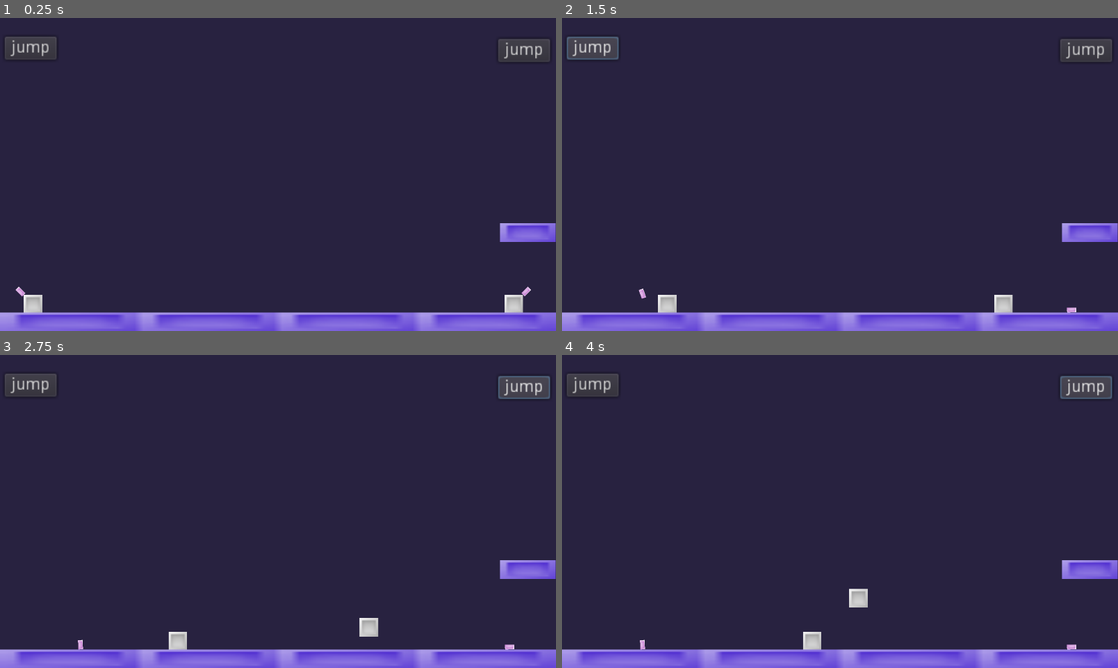
Above: before the commit, frames 1-4 (two rows, left to right).
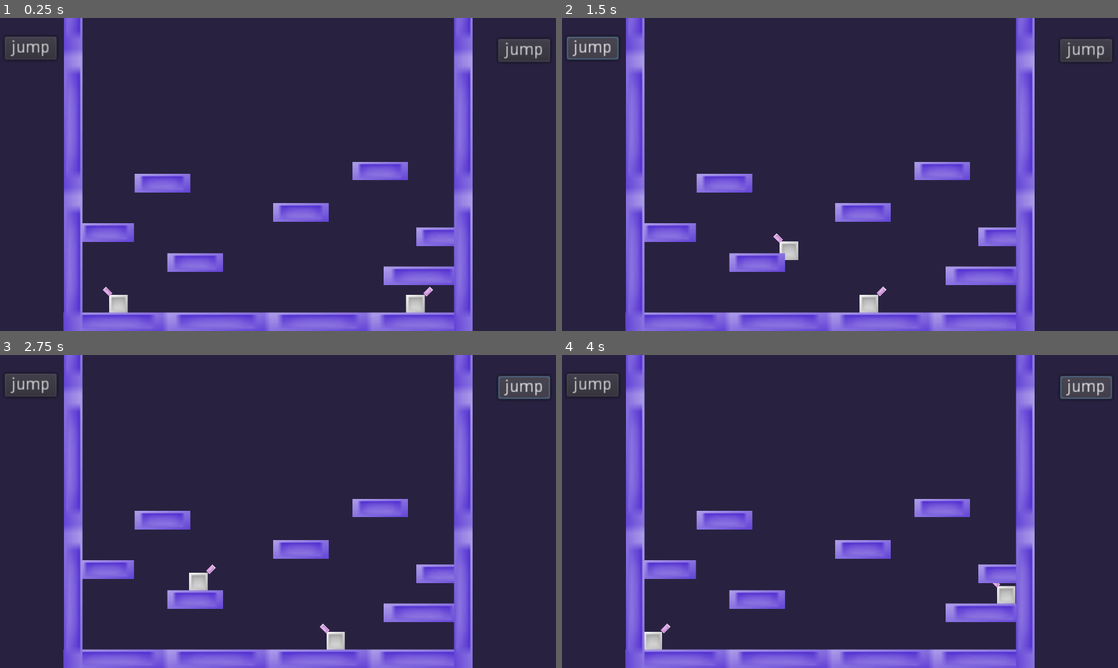
Above: after the commit, the same moments.

Repository: ra314/micro-sword-battles
Game: Godot game, scene res://world.tscn
The game is run twice, just before and just after one commit, with the same random seed, the same clock (stepped at 60 frames per second) and the same inputs.
Inputs:
- Up to frame 1 (0.25 s): no input
- Up to frame 2 (1.5 s): click "jump" at 0.5 s; click "jump" at 1.25 s
- Up to frame 3 (2.75 s): click "jump" at 2 s
- Up to frame 4 (4 s): click "jump" at 2.75 s; click "jump" at 3.5 s

The runs differ from the first frame. In frame 1, 15% of the frame differs, in the area x 0-100%, y 0-100%; in frame 2, 15%; in frame 3, 15%; in frame 4, 14%.

Commit message:
Tweaked Jumping

Diff:
--- a/player/player.gd
+++ b/player/player.gd
@@ -1,10 +1,13 @@
 extends KinematicBody2D
 
-const WALK_SPEED = 200
-const JUMP_SPEED = 800
+const WALK_SPEED = 300
+const JUMP_SPEED = 1200
+
+const FALL_MULTIPLIER = 2.5;
 
 var velocity = Vector2(WALK_SPEED, 0)
 export var move_right = bool()
+var is_jumping = false
 
 onready var gravity = ProjectSettings.get_setting("physics/2d/default_gravity")
 
@@ -30,7 +33,15 @@
 		velocity.x = -WALK_SPEED
 
 	# Vertical movement code. Apply gravity.
-	velocity.y += gravity * delta
+	# velocity.y += gravity * delta
+
+	if is_on_floor() and !is_jumping:
+		velocity.y = 0
+	elif velocity.y < 0:
+		is_jumping = false
+		velocity.y += gravity * (FALL_MULTIPLIER - 1) * delta
+	else:
+		velocity.y += gravity * delta
 
 	# Move based on the velocity and snap to the ground.
 	move_and_slide_with_snap(velocity, Vector2.DOWN, Vector2.UP)
@@ -38,7 +49,8 @@
 func action():
 	# Check for jumping. is_on_floor() must be called after movement code.
 	if is_on_floor():
-		if has_sword():
-			emit_signal("throwing")
-		else:
-			velocity.y = -JUMP_SPEED
+		#if has_sword():
+		#	emit_signal("throwing")
+		#else:
+		velocity.y = -JUMP_SPEED
+		is_jumping = true
--- a/world.tscn
+++ b/world.tscn
@@ -10,7 +10,7 @@
 script = ExtResource( 1 )
 
 [node name="Player1" parent="." instance=ExtResource( 3 )]
-position = Vector2( 1824, 984 )
+position = Vector2( 1510, 984 )
 scale = Vector2( 4, 4 )
 collision_layer = 2
 
@@ -19,7 +19,7 @@
 collision_layer = 4
 
 [node name="Player2" parent="." instance=ExtResource( 3 )]
-position = Vector2( 64, 984 )
+position = Vector2( 334, 984 )
 scale = Vector2( 4, 4 )
 collision_layer = 2
 move_right = true
@@ -30,17 +30,37 @@
 collision_layer = 4
 
 [node name="OneWay1" parent="." instance=ExtResource( 2 )]
-position = Vector2( 1727, 708 )
+position = Vector2( 270, 708 )
+
+[node name="OneWay2" parent="." instance=ExtResource( 2 )]
+position = Vector2( 578, 812 )
+
+[node name="OneWay3" parent="." instance=ExtResource( 2 )]
+position = Vector2( 465, 538 )
+
+[node name="OneWay4" parent="." instance=ExtResource( 2 )]
+position = Vector2( 943, 639 )
+
+[node name="OneWay5" parent="." instance=ExtResource( 2 )]
+position = Vector2( 1217, 496 )
+
+[node name="OneWay6" parent="." instance=ExtResource( 2 )]
+position = Vector2( 1437, 723 )
+
+[node name="OneWay7" parent="." instance=ExtResource( 2 )]
+position = Vector2( 1325, 858 )
+scale = Vector2( 1.4, 1 )
 
 [node name="Platform" parent="." instance=ExtResource( 5 )]
-position = Vector2( 0, 1016 )
+position = Vector2( 220, 1016 )
+scale = Vector2( 0.733, 1 )
 
 [node name="Platform2" parent="." instance=ExtResource( 5 )]
-position = Vector2( 0, -840 )
+position = Vector2( 285, -840 )
 rotation = 1.5708
 
 [node name="Platform3" parent="." instance=ExtResource( 5 )]
-position = Vector2( 1984, -840 )
+position = Vector2( 1632, -840 )
 rotation = 1.5708
 
 [node name="Camera2D" type="Camera2D" parent="."]
